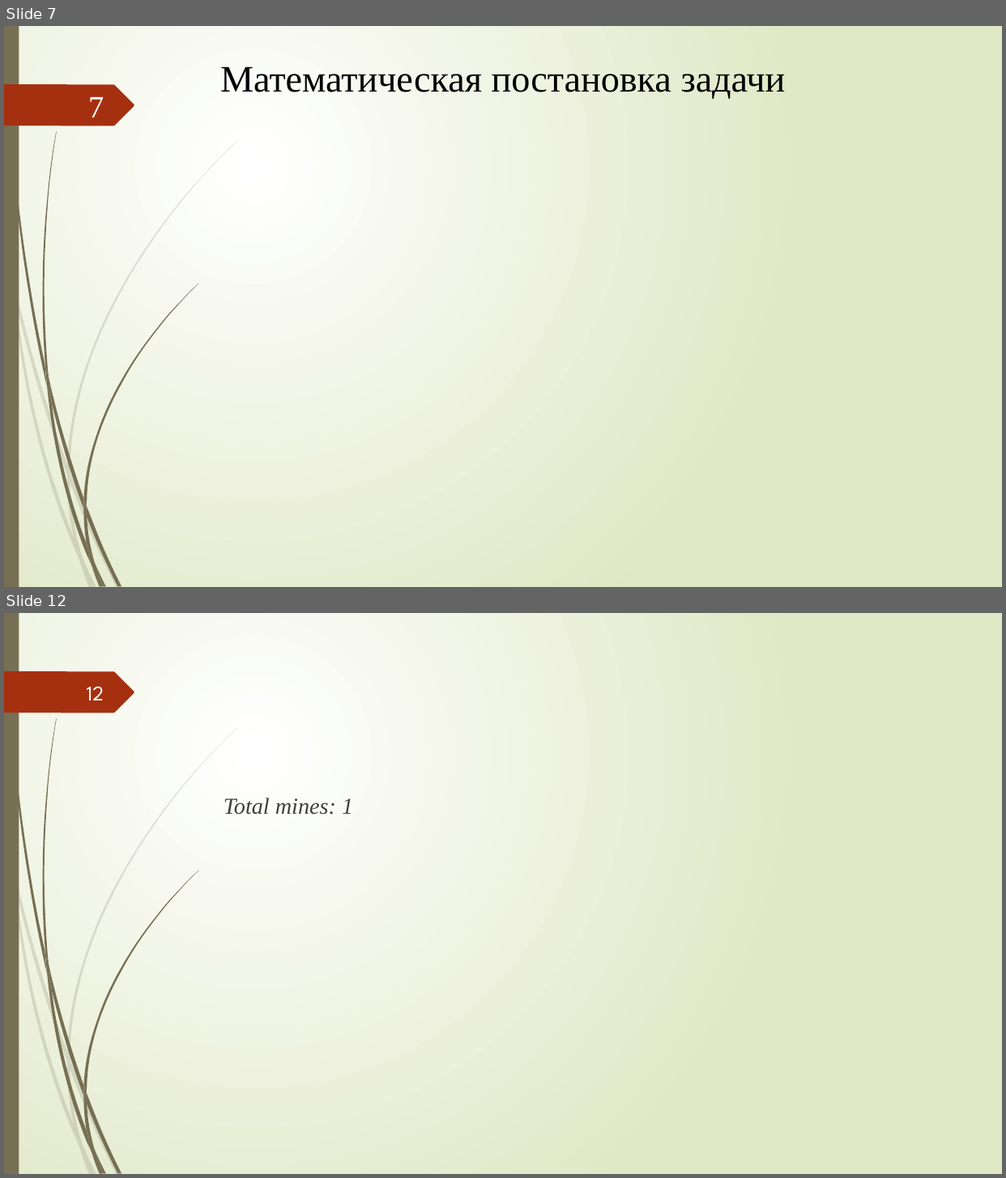
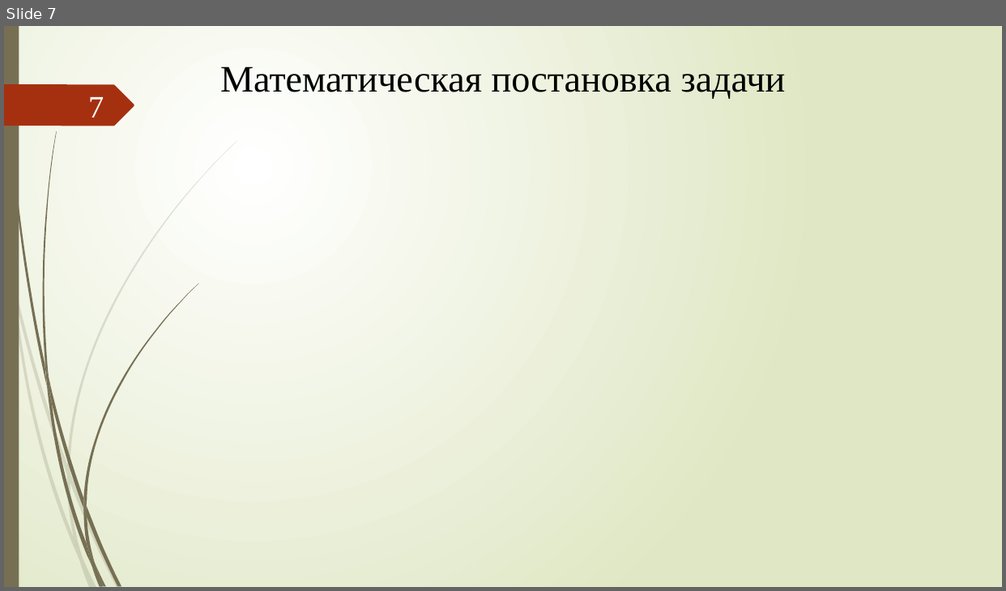
Before and after one commit to xex238/Diploma_2022, a slide deck: docs/Отчёты/ВКР/Новицкий_МПИ-20-4-2_ВКР_Презентация.pptx. Shown one above the other, each under a label of ours: slides 7 and 12 before the commit, slide 7 after it; the slides between them are not shown. The pictures are 1006x1178 and 1006x591 pixels, drawn with LibreOffice and Linux fonts; fonts in the diff are those of the drawing; grey boxes stand for pictures. Boxes give left, top, right and bottom in pixels: in the first picture for what was removed or moved away, otherwise in the second. Text is boxed around its words. In the diff, an @@ line names an element or a change of style, - is before the commit and + after.

```diff
--- a/docs/Отчёты/ВКР/Новицкий_МПИ-20-4-2_ВКР_Презентация.pptx
+++ b/docs/Отчёты/ВКР/Новицкий_МПИ-20-4-2_ВКР_Презентация.pptx
@@ slide 12 removed at box(4, 613, 1002, 1174), background gradient #FFFFFF to #DFE8C4; not listed: 24 template elements that a slide beside it also shows @@
@@ page number removed at box(87, 686, 104, 700) @@
-12
@@ text removed at box(224, 798, 353, 815) @@
-Total mines: 1
```
Also in this commit, not shown: 6 slides changed, 9 slides added, 1 other slide removed, 1 other file.
